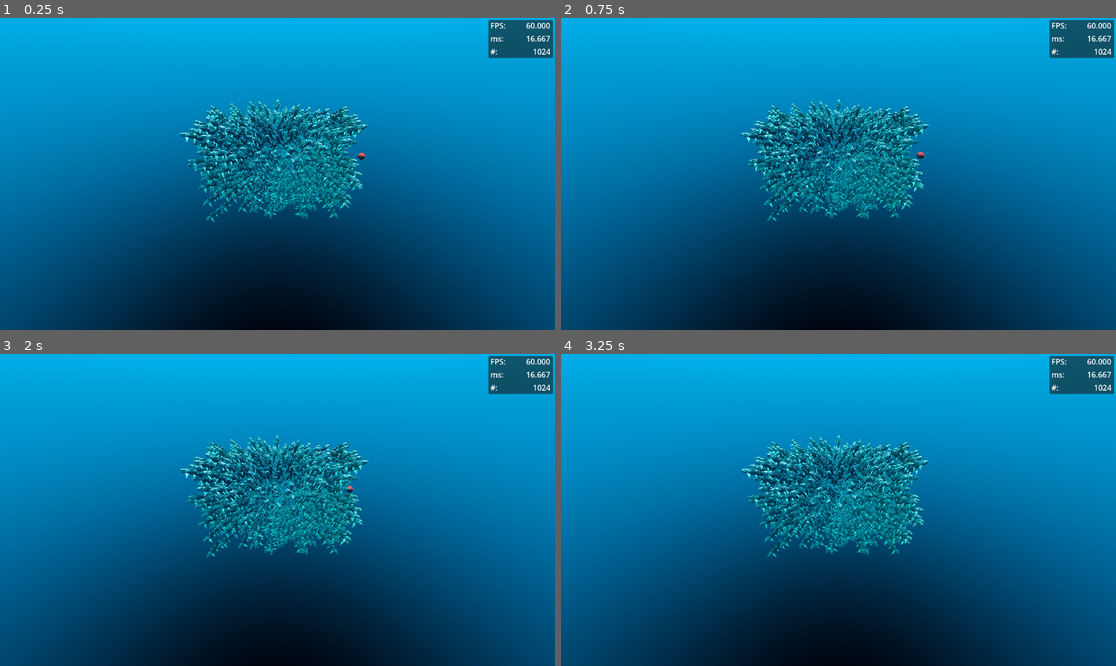
Above: before the commit, frames 1-4 (two rows, left to right).
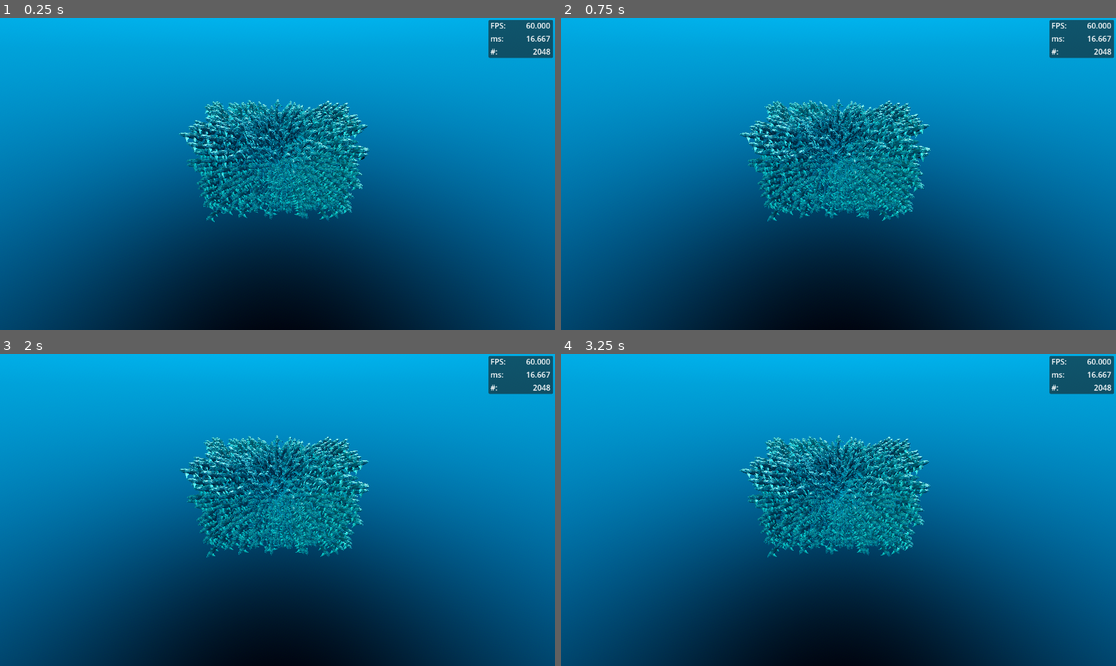
Above: after the commit, the same moments.

Repository: cjohns64/gpu-boids-godot
Game: Godot game, scene res://world_gpu.tscn
Same seed, same stepped clock (60 frames per second), same inputs: the game is played once before the commit and once after it.
Inputs:
- Up to frame 1 (0.25 s): no input
- Up to frame 2 (0.75 s): no input
- Up to frame 3 (2 s): no input
- Up to frame 4 (3.25 s): no input

The runs differ from the first frame. In frame 1, 3.9% of the frame differs, in the area x 33-100%, y 9-66%; in frame 2, 3.9%; in frame 3, 3.9%; in frame 4, 3.9%.
Error before the commit: Cannot call method 'shader_create_from_spirv' on a null value. (res://fish_school_gpu.gd:57)
Error after the commit: Cannot call method 'shader_create_from_spirv' on a null value. (res://fish_school_gpu.gd:71)

Commit message:
Finished with multiple workgroups

Diff:
--- a/cpu_rigged_fish_school.gd
+++ b/cpu_rigged_fish_school.gd
@@ -8,7 +8,7 @@
 var boids_seperation:float = 1.8
 @export var dist:Vector3 = Vector3(8.0, 5.0, 5.0)
 var half_dist:Vector3
-@export var instance_count:int = 1024
+@export var instance_count:int = 2048
 var fish_nodes:Array[Node3D] = []
 
 # initialize all fish
@@ -29,7 +29,7 @@
 		fish.play_anim(rate)
 
 # run an update each physics tick
-func _process(delta: float) -> void:
+func _physics_process(delta: float) -> void:
 	world_scene.set_instance_count_text(instance_count)
 	__update_instances(delta)
 
--- a/fish_school_gpu.gd
+++ b/fish_school_gpu.gd
@@ -1,9 +1,11 @@
 extends MultiMeshInstance3D
 
 const FISH_SCHOOLING = preload("res://compute-shaders/fish-schooling.glsl")
+const AVERAGE_VECTORS = preload("res://compute-shaders/average-vectors.glsl")
 #const SPINE_FISH_LP = preload("res://Fish/spine_fish_lp.tscn")
-const NUMBER:int = 1024
-const SCHOOL_SIZE:int = 512 # should match value in glsl file!
+const NUMBER:int = 2048
+const SCHOOL_SIZE:int = 1024 # should match value in glsl file!
+var num_workgroups:int = ceili(float(NUMBER) / float(SCHOOL_SIZE))
 # initial distribution of fish
 @export var dist:Vector3 = Vector3(8.0, 5.0, 5.0)
 var half_dist:Vector3
@@ -13,30 +15,33 @@
 # This is Godot's abstraction of GLSL, objects will interface with it using RIDs
 var rd:RenderingDevice
 # Reference for the loaded shader
-var shader:RID
+var avg_shader:RID
+var boids_shader:RID
 # Reference to the compute pipeline
-var pipeline:RID
+var avg_pipeline:RID
+var boids_pipeline:RID
 # stores the time between compute shader dispatches
 var dispatch_timer:float = 0.0
 #var fish_array:Array[Node3D] = []
 
 # data structure for host side data
 class FishData:
-	var priorites:Array[float]
 	var mask:Array[float]
-	var target:Vector3
 	var positions:Array[Vector3]
 	var directions:Array[Vector3]
-	var boids:Array[Vector3]
 	var rates:Array[float]
-
-	func _init(size:int) -> void:
-		priorites.resize(size)
-		mask.resize(size)
-		positions.resize(size)
-		directions.resize(size)
-		boids.resize(size)
-		rates.resize(size)
+	var target:Vector3
+	var average_position:Vector3
+	var average_direction:Vector3
+	var boids_alignment:float = 0.5
+	var boids_cohesion:float = 0.8
+	var boids_separation:float = 1.5
+
+	func _init() -> void:
+		mask.resize(NUMBER)
+		positions.resize(NUMBER)
+		directions.resize(NUMBER)
+		rates.resize(NUMBER)
 
 # host side fish data object
 var data:FishData
@@ -51,30 +56,41 @@
 
 # initialize compute shader parameters
 func __init_compute() -> void:
+	# Arrays for intermidiate results for average calcualtions
+	var intermidiate_reduction_array_dummy_V3:PackedVector3Array
+	var intermidiate_reduction_array_dummy_Fl:PackedFloat32Array
+	# size the intemidiate results arrays, their values will never be read but they are needed to set the size of the buffers
+	intermidiate_reduction_array_dummy_V3.resize(num_workgroups)
+	intermidiate_reduction_array_dummy_Fl.resize(num_workgroups)
+	# dummy array for params buffer
+	var params_buffer_dummy:PackedFloat32Array
+	params_buffer_dummy.resize(13)
 	# Setup the reference to the Rendering Device
 	rd = RenderingServer.create_local_rendering_device()
 	# Load GLSL shader
-	shader = rd.shader_create_from_spirv(FISH_SCHOOLING.get_spirv())
+	avg_shader = rd.shader_create_from_spirv(AVERAGE_VECTORS.get_spirv())
+	boids_shader = rd.shader_create_from_spirv(FISH_SCHOOLING.get_spirv())
 	# Create a compute pipeline
-	pipeline = rd.compute_pipeline_create(shader)
-	buffer_bytes_dict["prior"] = PackedFloat32Array(data.priorites).to_byte_array()
-	buffer_bytes_dict["compute"] = PackedFloat32Array(data.mask).to_byte_array()
-	buffer_bytes_dict["target"] = PackedVector3Array([data.target]).to_byte_array()
-	buffer_bytes_dict["boids"] = PackedVector3Array(data.boids).to_byte_array()
-	buffer_bytes_dict["time"] = PackedFloat32Array([dispatch_timer]).to_byte_array()
+	avg_pipeline = rd.compute_pipeline_create(avg_shader)
+	boids_pipeline = rd.compute_pipeline_create(boids_shader)
+	buffer_bytes_dict["params"] = params_buffer_dummy.to_byte_array()
 	buffer_bytes_dict["position"] = PackedVector3Array(data.positions).to_byte_array()
+	buffer_bytes_dict["direction"] = PackedVector3Array(data.directions).to_byte_array()
+	buffer_bytes_dict["mask"] = PackedFloat32Array(data.mask).to_byte_array()
 	buffer_bytes_dict["rate"] = PackedFloat32Array(data.rates).to_byte_array()
-	buffer_bytes_dict["direction"] = PackedVector3Array(data.directions).to_byte_array()
+	buffer_bytes_dict["avg_pos"] = intermidiate_reduction_array_dummy_V3.to_byte_array()
+	buffer_bytes_dict["avg_dir"] = intermidiate_reduction_array_dummy_V3.to_byte_array()
+	buffer_bytes_dict["num_act"] = intermidiate_reduction_array_dummy_Fl.to_byte_array()
 
 	# this needs to match the "binding" in the shader file
-	uniforms_binding_dict["prior"] = 0
-	uniforms_binding_dict["compute"] = 1
-	uniforms_binding_dict["target"] = 2
-	uniforms_binding_dict["boids"] = 3
-	uniforms_binding_dict["time"] = 4
-	uniforms_binding_dict["position"] = 5
-	uniforms_binding_dict["rate"] = 6
-	uniforms_binding_dict["direction"] = 7
+	uniforms_binding_dict["params"] = 0
+	uniforms_binding_dict["mask"] = 1
+	uniforms_binding_dict["rate"] = 2
+	uniforms_binding_dict["position"] = 3
+	uniforms_binding_dict["direction"] = 4
+	uniforms_binding_dict["avg_pos"] = 5
+	uniforms_binding_dict["avg_dir"] = 6
+	uniforms_binding_dict["num_act"] = 7
 
 	# Create the storage buffers
 	for key in buffer_bytes_dict:
@@ -84,66 +100,101 @@
 		uniforms_dict[key].binding = uniforms_binding_dict[key]
 		uniforms_dict[key].add_id(buffers_dict[key])
 
-# prepare compute shader to run
-func __setup_compute_step() -> void:
-	buffer_bytes_dict["target"] = PackedVector3Array([data.target]).to_byte_array()
-	buffer_bytes_dict["time"] = PackedFloat32Array([dispatch_timer]).to_byte_array()
+# prepare boids compute shader to run
+func __setup_boids_compute() -> void:
+	buffer_bytes_dict["params"] = PackedFloat32Array([data.target.x, data.target.y, data.target.z,
+													data.average_position.x,data.average_position.y,data.average_position.z,
+													data.average_direction.x,data.average_direction.y,data.average_direction.z,
+													data.boids_cohesion, data.boids_alignment, data.boids_separation,
+													dispatch_timer]).to_byte_array()
 	buffer_bytes_dict["position"] = PackedVector3Array(data.positions).to_byte_array()
 	buffer_bytes_dict["direction"] = PackedVector3Array(data.directions).to_byte_array()
 
 	# Update the storage buffers
-	for key in ["target", "time", "position", "direction"]:
+	for key in ["params", "position", "direction"]:
 		rd.buffer_update(buffers_dict[key], 0, buffer_bytes_dict[key].size(), buffer_bytes_dict[key])
 
-# run compute shader
-func __compute_school() -> void:
+# calculate the average position and direction of the school
+func __compute_avg_kernel() -> void:
+	# create the uniform sets
 	# the last parameter needs to match the "set" in the shader file
-	var set_id_0:RID = rd.uniform_set_create([uniforms_dict["prior"],
-											uniforms_dict["compute"],
-											uniforms_dict["target"],
-											uniforms_dict["boids"],
-											uniforms_dict["time"]]
-											, shader, 0)
-	var set_id_1:RID = rd.uniform_set_create([uniforms_dict["position"],
-											uniforms_dict["rate"],
-											uniforms_dict["direction"]]
-											, shader, 1)
+	var set_id_0:RID = rd.uniform_set_create([uniforms_dict["mask"]], avg_shader, 0)
+	var set_id_1:RID = rd.uniform_set_create([uniforms_dict["position"], uniforms_dict["direction"]], avg_shader, 1)
+	var set_id_2:RID = rd.uniform_set_create([uniforms_dict["avg_pos"], uniforms_dict["avg_dir"], uniforms_dict["num_act"]], avg_shader, 2)
 
 	var compute_list := rd.compute_list_begin()
-	rd.compute_list_bind_compute_pipeline(compute_list, pipeline)
+	rd.compute_list_bind_compute_pipeline(compute_list, avg_pipeline)
+	rd.compute_list_bind_uniform_set(compute_list, set_id_0, 0)
+	rd.compute_list_bind_uniform_set(compute_list, set_id_1, 1)
+	rd.compute_list_bind_uniform_set(compute_list, set_id_2, 2)
+	# dispatch vector will be multiplied by the layout vector in shader for total calls
+	rd.compute_list_dispatch(compute_list, num_workgroups, 1, 1)
+	rd.compute_list_end()
+	rd.submit()
+	rd.sync()
+
+	# Read back the data from the buffers
+	var pos_results_bytes:PackedByteArray = rd.buffer_get_data(buffers_dict["avg_pos"])
+	var pos_results:PackedVector3Array = pos_results_bytes.to_vector3_array()
+	var dir_results_bytes:PackedByteArray = rd.buffer_get_data(buffers_dict["avg_dir"])
+	var dir_results:PackedVector3Array = dir_results_bytes.to_vector3_array()
+	var num_act_results_bytes:PackedByteArray = rd.buffer_get_data(buffers_dict["num_act"])
+	var num_act_results:PackedFloat32Array = num_act_results_bytes.to_float32_array()
+	# finish the averages
+	var avg_pos:Vector3 = Vector3.ZERO
+	var avg_dir:Vector3 = Vector3.ZERO
+	var num_act:float = 0.0
+	for i in range(num_workgroups):
+		avg_pos += pos_results[i]
+		avg_dir += dir_results[i]
+		num_act += num_act_results[i]
+	# nomalize and cache results
+	data.average_direction = avg_dir.normalized()
+	if num_act != 0.0:
+		avg_pos = avg_pos / (num_act)
+	data.average_position = avg_pos
+
+# simulate boids motion for all fish
+func __compute_boids_kernel() -> void:
+	__setup_boids_compute()
+	# create the uniform sets
+	# the last parameter needs to match the "set" in the shader file
+	var set_id_0:RID = rd.uniform_set_create([uniforms_dict["params"], uniforms_dict["mask"]], boids_shader, 0)
+	var set_id_1:RID = rd.uniform_set_create([uniforms_dict["rate"], uniforms_dict["position"], uniforms_dict["direction"]], boids_shader, 1)
+
+	var compute_list := rd.compute_list_begin()
+	rd.compute_list_bind_compute_pipeline(compute_list, boids_pipeline)
 	rd.compute_list_bind_uniform_set(compute_list, set_id_0, 0)
 	rd.compute_list_bind_uniform_set(compute_list, set_id_1, 1)
 	# dispatch vector will be multiplied by the layout vector in shader for total calls
-	rd.compute_list_dispatch(compute_list, ceili(float(NUMBER) / float(SCHOOL_SIZE)), 1, 1) # one dispatch
+	rd.compute_list_dispatch(compute_list, num_workgroups, 1, 1)
 	rd.compute_list_end()
-	dispatch_timer = 0.0; # dispatch was just launched 0 the timer
+	dispatch_timer = 0.0; # dispatch was just launched, 0 the timer
 	rd.submit()
 	rd.sync()
 
 	# Read back the data from the buffers
-	var new_pos_bytes:PackedByteArray = rd.buffer_get_data(buffers_dict["position"])
-	var new_pos:PackedVector3Array = new_pos_bytes.to_vector3_array()
-	var new_rate_bytes:PackedByteArray = rd.buffer_get_data(buffers_dict["rate"])
-	var new_rate:PackedFloat32Array = new_rate_bytes.to_float32_array()
-	var new_dir_bytes:PackedByteArray = rd.buffer_get_data(buffers_dict["direction"])
-	var new_dir:PackedVector3Array = new_dir_bytes.to_vector3_array()
+	var pos_results_bytes:PackedByteArray = rd.buffer_get_data(buffers_dict["position"])
+	var pos_results:PackedVector3Array = pos_results_bytes.to_vector3_array()
+	var dir_results_bytes:PackedByteArray = rd.buffer_get_data(buffers_dict["direction"])
+	var dir_results:PackedVector3Array = dir_results_bytes.to_vector3_array()
 
 	# update multimesh instances to the computed positions and directions
-	for i in range(len(new_pos)):
+	for i in range(NUMBER):
 		var transform_matrix:Transform3D = self.multimesh.get_instance_transform(i)
 		#var transform_matrix:Transform3D = fish_array[i].transform
 		# look at new pointing direction
-		if new_dir[i] != Vector3.ZERO:
-			transform_matrix = transform_matrix.looking_at(new_dir[i] + transform_matrix.origin, Vector3.UP, true)
+		if dir_results[i] != Vector3.ZERO:
+			transform_matrix = transform_matrix.looking_at(dir_results[i] + transform_matrix.origin, Vector3.UP, true)
 		# move to new position
-		if data.positions[i] != new_pos[i]:
-			transform_matrix = transform_matrix.translated(new_pos[i] - data.positions[i])
+		if data.positions[i] != pos_results[i]:
+			transform_matrix = transform_matrix.translated(pos_results[i] - data.positions[i])
 		self.multimesh.set_instance_transform(i, transform_matrix)
 		#fish_array[i].transform = transform_matrix
 		# update position, rate, and direction
-		data.positions[i] = new_pos[i]
-		data.rates[i] = new_rate[i]
-		data.directions[i] = new_dir[i]
+		data.positions[i] = pos_results[i]
+		#data.rates[i] = new_rate[i]
+		data.directions[i] = dir_results[i]
 
 	# free local RIDs
 	rd.free_rid(set_id_0)
@@ -151,8 +202,9 @@
 
 # Called when the node enters the scene tree for the first time.
 func _ready() -> void:
+	num_workgroups = ceili(float(NUMBER) / float(SCHOOL_SIZE))
 	#fish_array.resize(NUMBER)
-	data = FishData.new(NUMBER)
+	data = FishData.new()
 	# place the initial distribution of fish
 	half_dist = dist / 2.0
 	self.multimesh.instance_count = NUMBER
@@ -173,29 +225,28 @@
 		# add fish to data
 		data.positions[i] = location
 		data.mask[i] = 1.0
-		data.boids[i] = Vector3(1.0, 1.0, 1.8)
-		data.priorites[i] = 1.0
 		data.directions[i] = direction # forward direction
 		data.rates[i] = rate
 
 	# setup compute shader for calculating boids motion
 	__init_compute()
 
-func _process(delta: float) -> void:
+func _physics_process(delta: float) -> void:
 	world_scene.set_instance_count_text(NUMBER)
 	# update host data structure with current target position
 	data.target = world_scene.target.position
 	# add delta time to timer value
 	dispatch_timer += delta
-	# run compute shader
-	__setup_compute_step()
-	__compute_school()
+	# run compute shaders
+	__compute_avg_kernel()
+	__compute_boids_kernel()
 
 func _exit_tree() -> void:
 	# remove persistent RIDs
 	if not rd:
 		return
 	else:
-		if pipeline: rd.free_rid(pipeline)
+		if boids_pipeline: rd.free_rid(boids_pipeline)
+		if avg_pipeline: rd.free_rid(avg_pipeline)
 	for key in buffers_dict:
 		rd.free_rid(buffers_dict[key])
Not shown, added: compute-shaders/average-vectors.glsl
Not shown, added: compute-shaders/average-vectors.glsl.import
Not shown, changed: compute-shaders/fish-schooling.glsl
